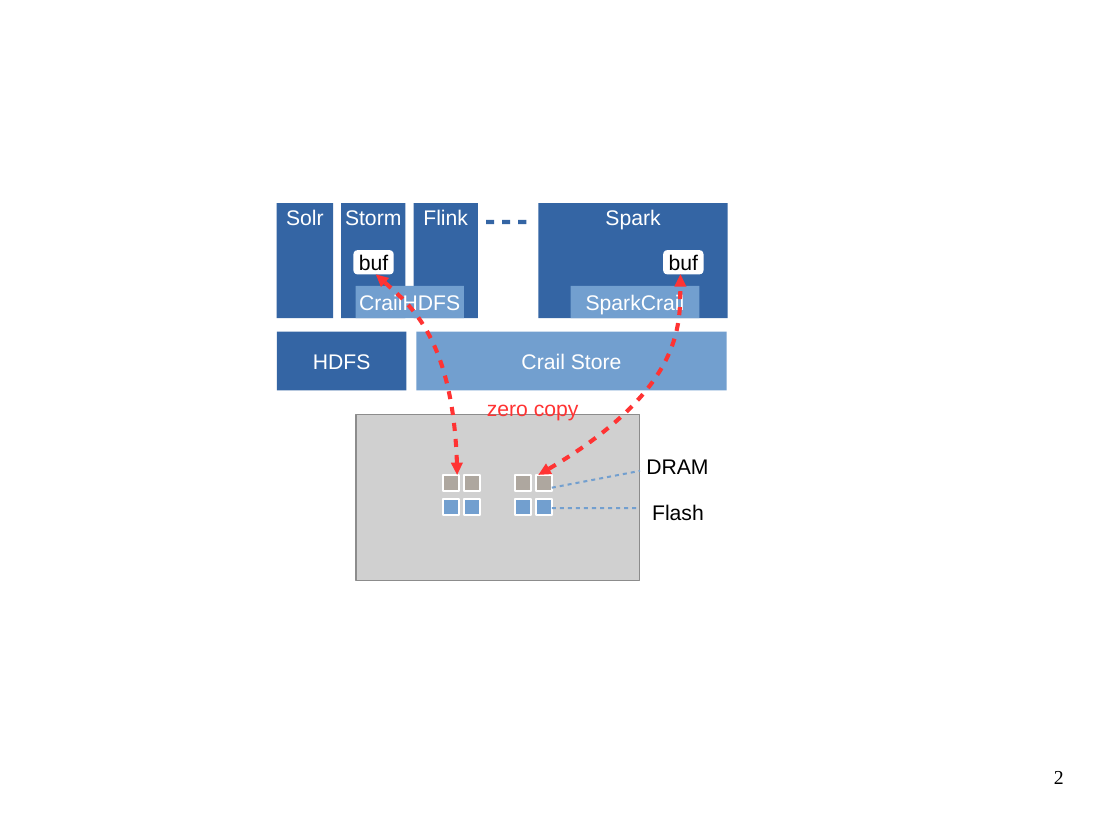
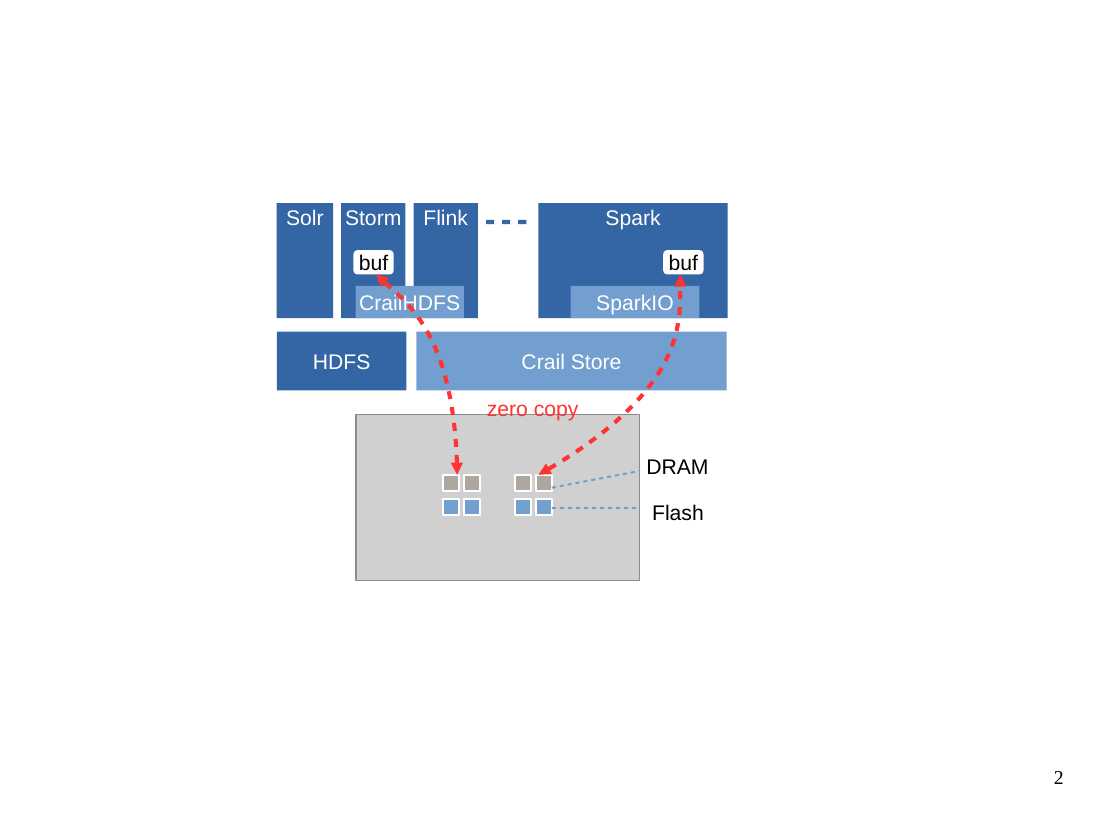
Before and after one commit to apache/incubator-crail-website, a slide deck: slide 2 of _graphix/website.odp. Drawn at 1120x840 pixels with LibreOffice and Linux fonts; fonts in the diff are those of the drawing; grey boxes stand for pictures; background and template pictures are left out. Boxes give left, top, right and bottom in pixels: in the first picture for what was removed or moved away, otherwise in the second. Text is boxed around its words. In the diff, an @@ line names an element or a change of style, - is before the commit and + after.

Commit message:
arch spark-io

```diff
--- a/_graphix/website.odp
+++ b/_graphix/website.odp
@@ text in rectangle at (x1=596, y1=294, x2=674, y2=315): text changed @@
-SparkCrail
+SparkIO
```
Also in this commit, not shown: 1 other file.
